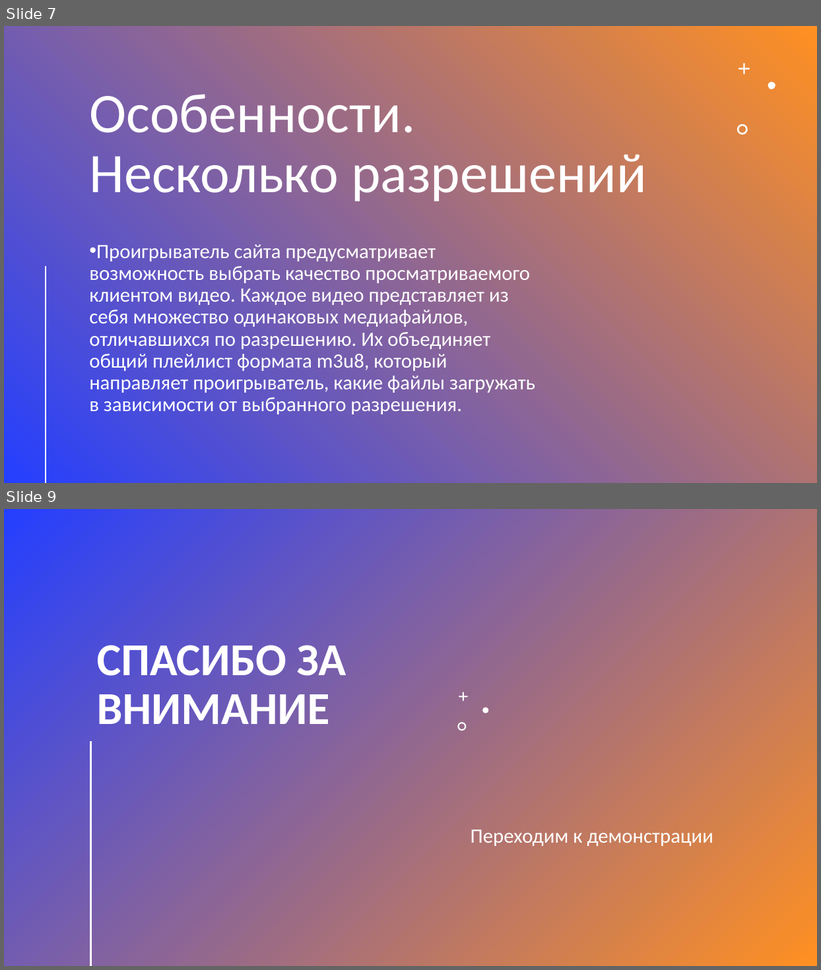
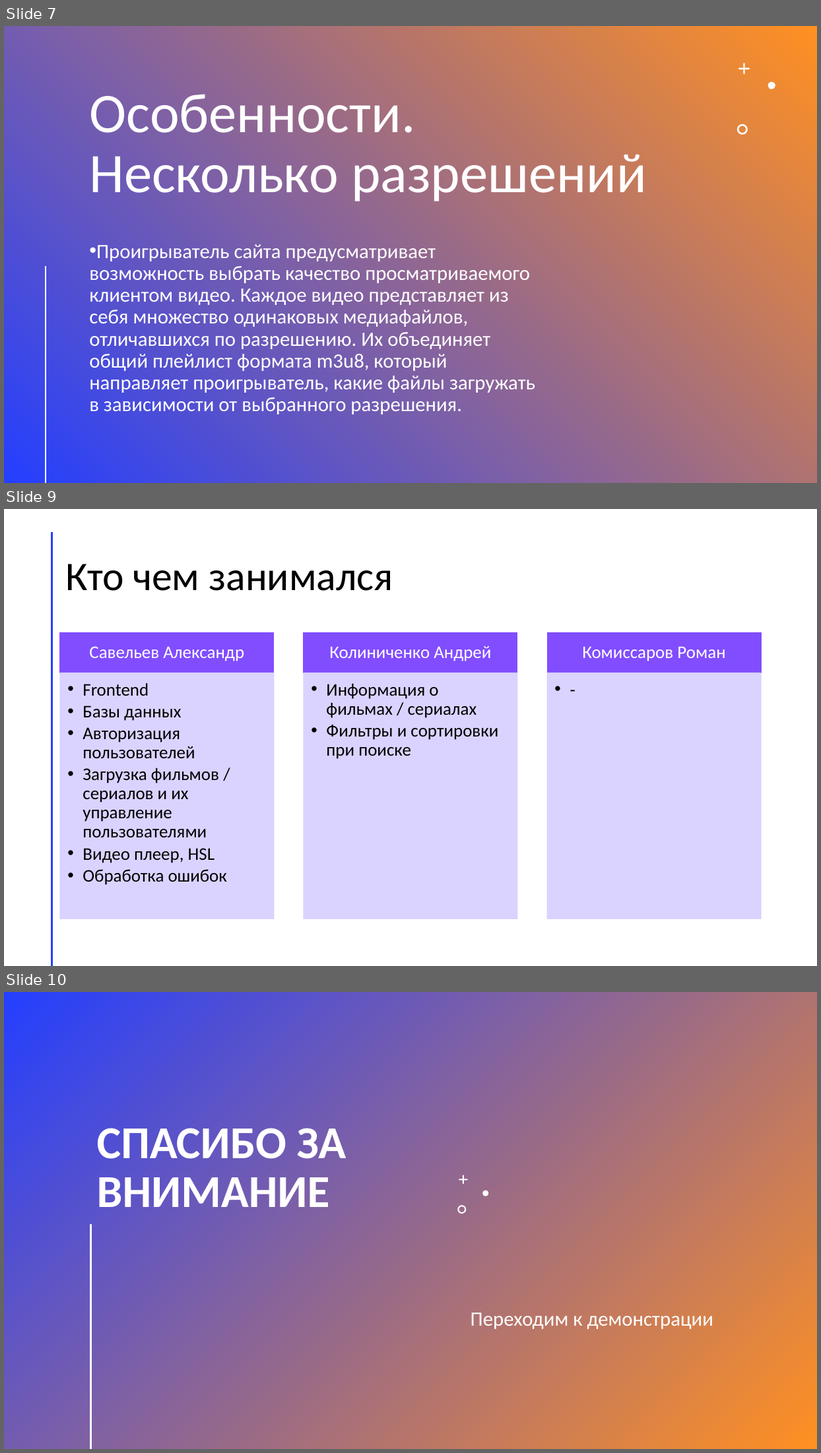
Before and after one commit to AlexSavelev/MoviePoint, a slide deck: presentation/Presentation.pptx. Shown one above the other, each under a label of ours: slides 7 and 9 before the commit, slides 7, 9 and 10 after it; the slides between them are not shown. The pictures are 821x970 and 821x1453 pixels, drawn with LibreOffice and Linux fonts; fonts in the diff are those of the drawing; background and template pictures are left out; a plain dark background stands for a picture behind light text. Boxes give left, top, right and bottom in pixels: in the first picture for what was removed or moved away, otherwise in the second. Text is boxed around its words. In the diff, an @@ line names an element or a change of style, - is before the commit and + after.

Commit message:
update Presentation

```diff
--- a/presentation/Presentation.pptx
+++ b/presentation/Presentation.pptx
@@ slide 9 added at bbox=[4, 509, 817, 966], background #FFFFFF @@
@@ line added from (52, 533) to (52, 966), #FF9022 2 pt @@
@@ title added at bbox=[66, 564, 393, 591], 48 pt, text #000000 @@
+Кто чем занимался
@@ group added at bbox=[60, 633, 761, 919]: 6 rectangles, 6 texts @@
+Савельев Александр
+  • Frontend
+  • Базы данных
+  • Авторизация пользователей
+  • Загрузка фильмов / сериалов и их управление пользователями
+  • Видео плеер, HSL
+  • Обработка ошибок
+Колиниченко Андрей
+  • Информация о фильмах / сериалах
+  • Фильтры и сортировки при поиске
+Комиссаров Роман
+  • -
@@ what was slide 9 is now slide 10 @@
```
Also in this commit, not shown: 1 other slide added, 1 slide removed.
